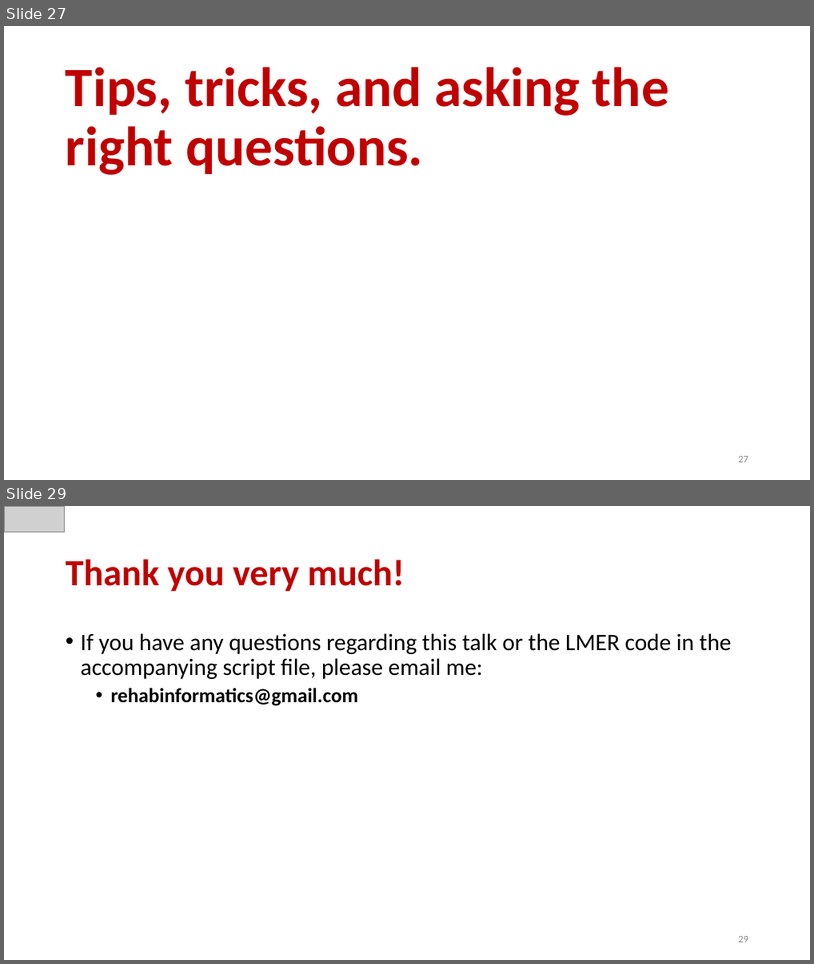
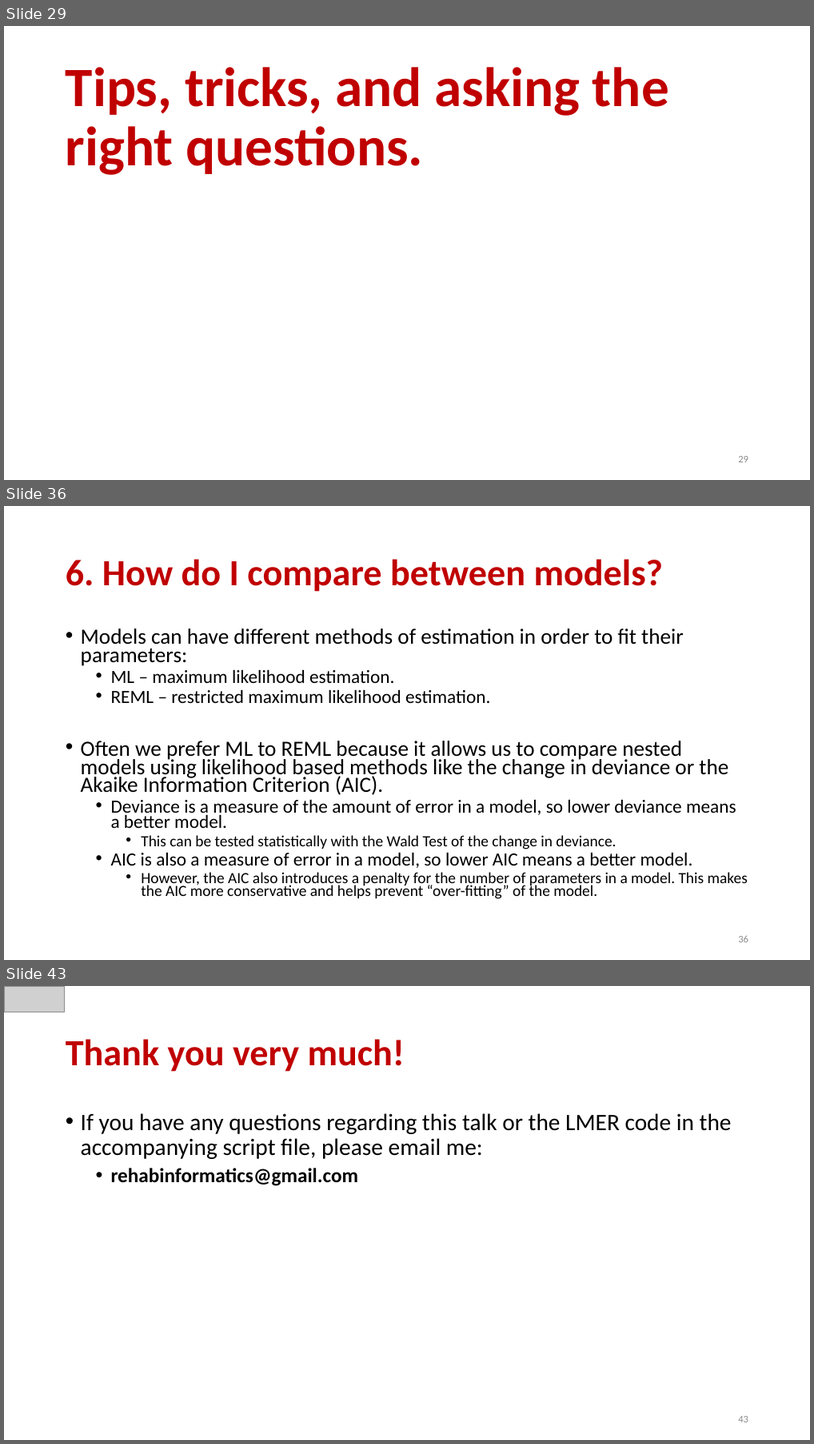
Before and after one commit to keithlohse/LMER_Clinical_Science, a slide deck: lohse ACRM 2017 workshop.pptx. Shown one above the other, each under a label of ours: slides 27 and 29 before the commit, slides 29, 36 and 43 after it; the slides between them are not shown. The pictures are 814x964 and 814x1444 pixels, drawn with LibreOffice and Linux fonts; fonts in the diff are those of the drawing; grey boxes stand for pictures. Boxes give left, top, right and bottom in pixels: in the first picture for what was removed or moved away, otherwise in the second. Text is boxed around its words. In the diff, an @@ line names an element or a change of style, - is before the commit and + after.

```diff
--- a/lohse ACRM 2017 workshop.pptx
+++ b/lohse ACRM 2017 workshop.pptx
@@ slide 36 added at (4,506,810,960), background #FFFFFF @@
@@ title added at (66,559,663,592), 44 pt, text #C00000, bold @@
+6. How do I compare between models?
@@ text added at (81,628,748,899), 25.9 pt, text #000000 @@
+• Models can have different methods of estimation in order to fit their parameters:
+  • ML – maximum likelihood estimation.
+  • REML – restricted maximum likelihood estimation.
+• Often we prefer ML to REML because it allows us to compare nested models using likelihood based methods like the change in deviance or the Akaike Information Criterion (AIC).
+  • Deviance is a measure of the amount of error in a model, so lower deviance means a better model.
+    • This can be tested statistically with the Wald Test of the change in deviance.
+  • AIC is also a measure of error in a model, so lower AIC means a better model.
+    • However, the AIC also introduces a penalty for the number of parameters in a model. This makes the AIC more conservative and helps prevent “over-fitting” of the model.
@@ page number added at (738,935,749,942), 12 pt, text #8C8C8C @@
+36
@@ what was slide 27 is now slide 29 @@
@@ page number at (738,456,749,462): text changed @@
-27
+29
@@ what was slide 29 is now slide 43 @@
@@ page number at (738,1416,749,1422): text changed @@
-29
+43
```
Also in this commit, not shown: 14 other slides added, 1 slide removed, 3 other files.
